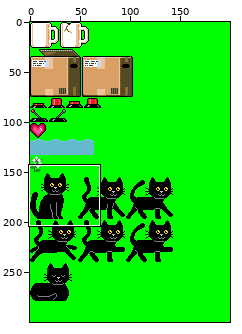
Sprite sheet, stored at project/resources/spritesheet_green.png. The first picture is a wide view before the edit; the outline marks the close-up.
Close-up. Earlier state:
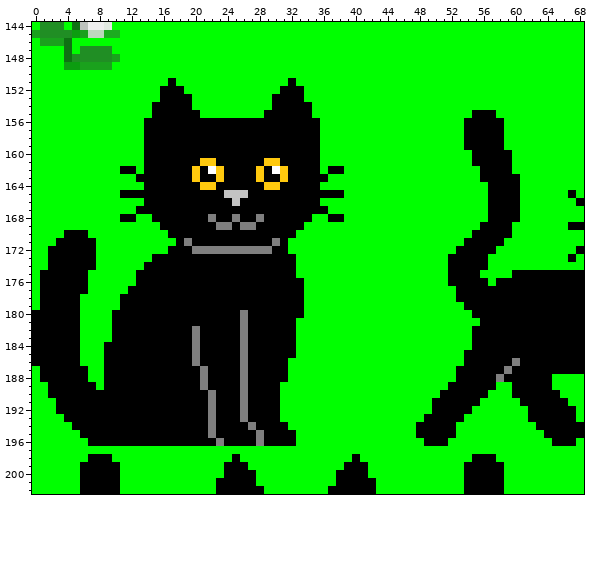
The file is 200x300 pixels. Colours within 5 levels of each other are drawn and written as one. Shown: x 0..68, y 144..202.
And afterwards:
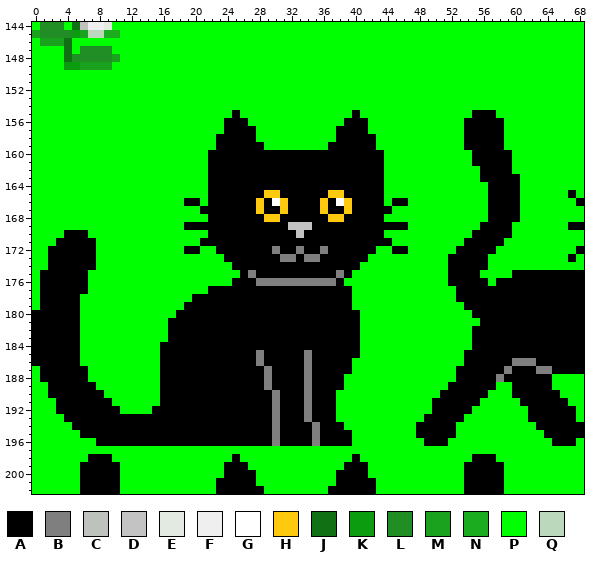
Palette (. is transparent): A #000000  B #7f7f7f  C #bdc2bd  D #c3c3c3  E #e2eae2  F #efefef  G #ffffff  H #ffc90e  J #0f7113  K #0c9c10  L #208e24  M #1aa11d  N #1cac20  P #00ff00  Q #bcd8bc
The commit says: cat animation
The edit:
y 151: x 17 A -> P; x 32 A -> P
y 152: x 16..18 AAA -> PPP; x 31..33 AAA -> PPP
y 153: x 16..19 AAAA -> PPPP; x 30..33 AAAA -> PPPP
y 154: x 15..19 AAAAA -> PPPPP; x 30..34 AAAAA -> PPPPP
y 155: x 15..20 AAAAAA -> PPPPPP; x 25 P -> A; x 29..34 AAAAAA -> PPPPPP; x 40 P -> A
y 156: x 14..23 AAAAAAAAAA -> PPPPPPPPPP; x 27..35 AAAAAAAAA -> PPPPPPPPP; x 39..41 PPP -> AAA
y 157: x 14..23 AAAAAAAAAA -> PPPPPPPPPP; x 28..35 AAAAAAAA -> PPPPPPPP; x 38..41 PPPP -> AAAA
y 158: x 14..22 AAAAAAAAA -> PPPPPPPPP; x 28..35 AAAAAAAA -> PPPPPPPP; x 38..42 PPPPP -> AAAAA
y 159: x 14..22 AAAAAAAAA -> PPPPPPPPP; x 29..35 AAAAAAA -> PPPPPPP; x 37..42 PPPPPP -> AAAAAA
y 160: x 14..21 AAAAAAAA -> PPPPPPPP; x 36..43 PPPPPPPP -> AAAAAAAA
y 161: x 14..22 AAAAAAAHH -> PPPPPPPPA; x 29..30 HH -> AA; x 36..43 PPPPPPPP -> AAAAAAAA
y 162: x 11..12 AA -> PP; x 14..23 AAAAAAHAGH -> PPPPPPPPAA; x 28 H -> A; x 30..31 GH -> AA; x 36 P -> A; x 39..43 PPPPP -> AAAAA
y 163: x 13..21 AAAAAAAHA -> PPPPPPPPP; x 23 H -> A; x 28 H -> A; x 31 H -> A; x 37..43 PPPPPPP -> AAAAAAA
y 164: x 14..22 AAAAAAAHH -> PPPPPPPPA; x 29..30 HH -> AA; x 36..43 PPPPPPPP -> AAAAAAAA
y 165: x 11..21 AAAAAAAAAAA -> PPPPPPPPPPP; x 24..26 DDD -> AAA; x 29..30 AA -> HH; x 37..43 AAPPPPP -> HHAAAAA
y 166: x 14..18 AAAAA -> PPPPP; x 21 A -> P; x 25 D -> A; x 28 A -> H; x 30..31 AA -> GH; x 36..43 PPPPPPPP -> HAGHAAAA; x 45..46 PP -> AA
y 167: x 13..20 AAAAAAAA -> PPPPPPPP; x 28 A -> H; x 31 A -> H; x 36..44 APPPPPPPP -> HAAHAAAAA
y 168: x 11..12 AA -> PP; x 15..22 AAAAAAAB -> PPPPPPPA; x 25 B -> A; x 28..30 BAA -> AHH; x 35..43 PPAAPPPPP -> AAHHAAAAA
y 169: x 16..18 AAA -> PPP; x 23..24 BB -> AA; x 26..27 BB -> AA; x 32..46 AAPPPPPPPPPPPPP -> DDDAAAAAAAAAAAA
y 170: x 17..21 AAAAA -> PPPPP; x 33..43 PPPPPPPPPPP -> DAAAAAAAAAA
y 171: x 18..20 ABA -> PPP; x 30 B -> A; x 32..44 PPPPPPPPPPPPP -> AAAAAAAAAAAAA
y 172: x 17..18 AA -> PP; x 20..30 BBBBBBBBBBA -> APPAAAAAAAB; x 32..42 PPPPPPPPPPP -> ABAABAAAAAA; x 45..46 PP -> AA
y 173: x 15..23 AAAAAAAAA -> PPPPPPPPP; x 31..41 AAPPPPPPPPP -> BBABBAAAAAA
y 174: x 14..24 AAAAAAAAAAA -> PPPPPPPPPPP; x 33..40 PPPPPPPP -> AAAAAAAA
y 175: x 13..25 AAAAAAAAAAAAA -> PPPPPPPPPPPPP; x 27 A -> B; x 33..39 PPPPPPP -> AAAAABA
y 176: x 13..24 AAAAAAAAAAAA -> PPPPPPPPPPPP; x 28..38 AAAAAAPPPPP -> BBBBBBBBBBA
y 177: x 12..21 AAAAAAAAAA -> PPPPPPPPPP; x 34..39 PPPPPP -> AAAAAA
y 178: x 11..19 AAAAAAAAA -> PPPPPPPPP; x 34..39 PPPPPP -> AAAAAA
y 179: x 11..18 AAAAAAAA -> PPPPPPPP; x 34..39 PPPPPP -> AAAAAA
y 180: x 10..17 AAAAAAAA -> PPPPPPPP; x 26 B -> A; x 34..40 PPPPPPP -> AAAAAAA
y 181: x 10..16 AAAAAAA -> PPPPPPP; x 26 B -> A; x 33..40 PPPPPPPP -> AAAAAAAA
y 182..183: x 10..16 AAAAAAA -> PPPPPPP; x 20 B -> A; x 26 B -> A; x 33..40 PPPPPPPP -> AAAAAAAA
y 184: x 9..15 AAAAAAA -> PPPPPPP; x 20 B -> A; x 26 B -> A; x 33..40 PPPPPPPP -> AAAAAAAA
y 185: x 9..15 AAAAAAA -> PPPPPPP; x 20 B -> A; x 26 B -> A; x 28 A -> B; x 33..40 PPPPPPPP -> ABAAAAAA
y 186: x 9..15 AAAAAAA -> PPPPPPP; x 20 B -> A; x 26 B -> A; x 28 A -> B; x 32..39 PPPPPPPP -> AABAAAAA; x 61..62 AA -> BB
y 187: x 9..15 AAAAAAA -> PPPPPPP; x 21 B -> A; x 26 B -> A; x 29 A -> B; x 32..39 PPPPPPPP -> AABAAAAA; x 63..64 AA -> BB
y 188: x 9..15 AAAAAAA -> PPPPPPP; x 21 B -> A; x 26 B -> A; x 29 A -> B; x 32..38 PPPPPPP -> AABAAAA
y 189: x 9..15 AAAAAAA -> PPPPPPP; x 21 B -> A; x 26 B -> A; x 29 A -> B; x 31..38 PPPPPPPP -> AAABAAAA
y 190: x 9..15 AAAAAAA -> PPPPPPP; x 22 B -> A; x 26 B -> A; x 30..37 APPPPPPP -> BAAABAAA
y 191: x 10..15 AAAAAA -> PPPPPP; x 22 B -> A; x 26 B -> A; x 30..37 APPPPPPP -> BAAABAAA
y 192: x 11..14 AAAA -> PPPP; x 22 B -> A; x 26 B -> A; x 30..37 APPPPPPP -> BAAABAAA
y 193: x 22 B -> A; x 26 B -> A; x 30..37 APPPPPPP -> BAAABAAA
y 194: x 22 B -> A; x 27 B -> A; x 30 A -> B; x 32..38 PPPPPPP -> AAABAAA
y 195: x 22 B -> A; x 28 B -> A; x 30 A -> B; x 33..39 PPPPPPP -> AABAAAA
y 196: x 7 A -> P; x 23 B -> A; x 28 B -> A; x 30 A -> B; x 33..39 PPPPPPP -> AABAAAA
Boxes around the changes in both close-ups, in picture pixels (x1, y1, x2, y2):
changed: (88, 78, 408, 446)
changed: (520, 358, 552, 374)
